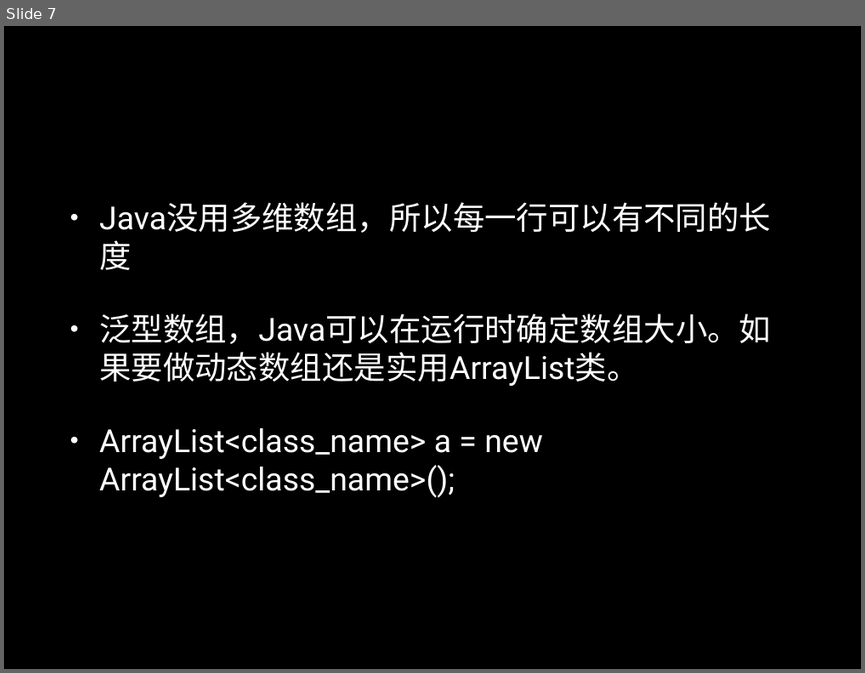
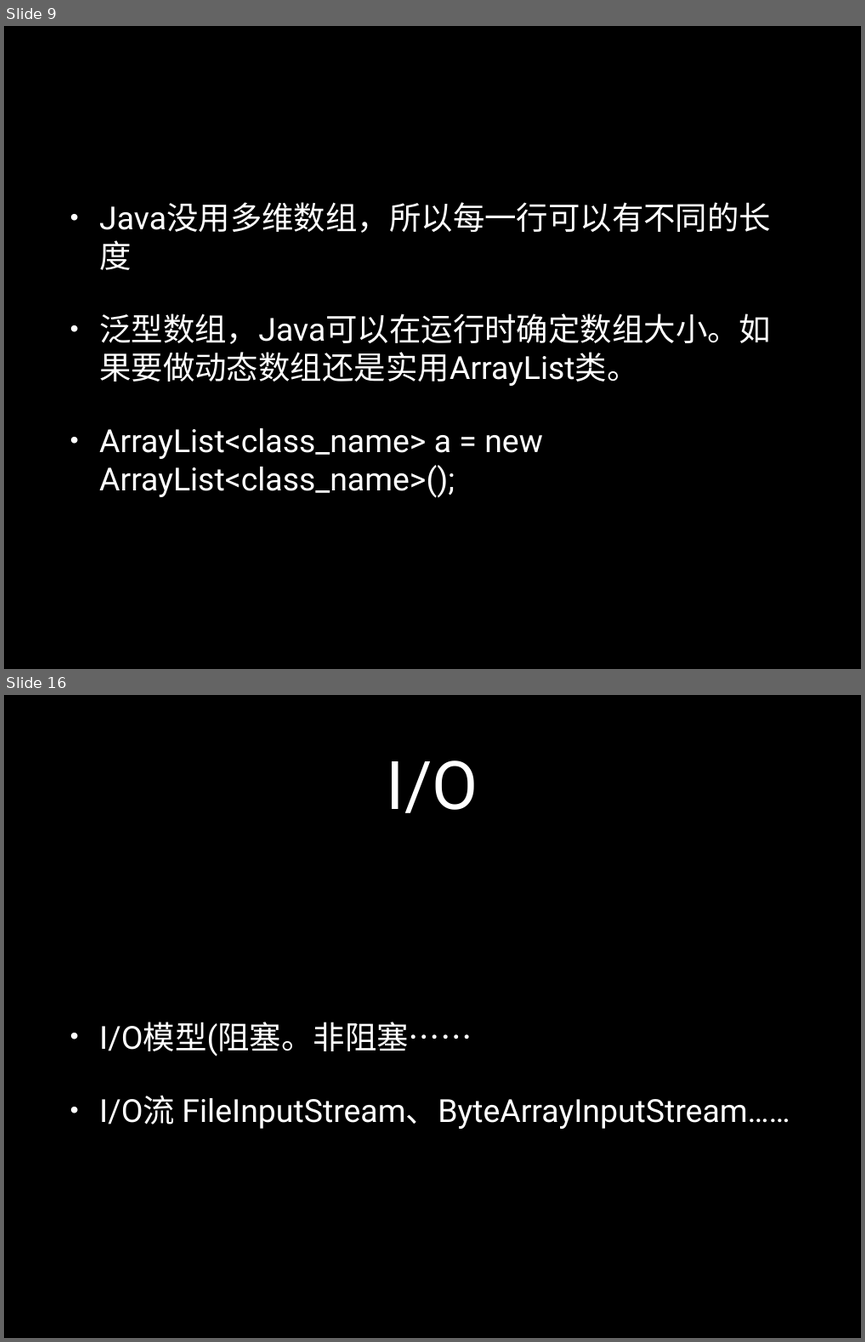
Before and after one commit to luxxxxxx/SummerCamp2016, a slide deck: src/Java/java1.pptx. Shown one above the other, each under a label of ours: slide 7 before the commit, slides 9 and 16 after it; the slides between them are not shown. The pictures are 865x673 and 865x1342 pixels, drawn with LibreOffice and Linux fonts; fonts in the diff are those of the drawing. Boxes give left, top, right and bottom in pixels: in the first picture for what was removed or moved away, otherwise in the second. Text is boxed around its words. In the diff, an @@ line names an element or a change of style, - is before the commit and + after.

```diff
--- a/src/Java/java1.pptx
+++ b/src/Java/java1.pptx
@@ slide 16 added at bbox=[4, 695, 861, 1338], background #000000 @@
@@ title added at bbox=[386, 760, 478, 813], 80 pt, text #FFFFFF @@
+I/O
@@ text added at bbox=[99, 1021, 789, 1129], 38 pt, text #FFFFFF @@
+• I/O模型(阻塞。非阻塞……
+• I/O流 FileInputStream、ByteArrayInputStream……
@@ what was slide 7 is now slide 9 @@
```
Also in this commit, not shown: 6 slides changed, 9 other slides added, 1 other file.
